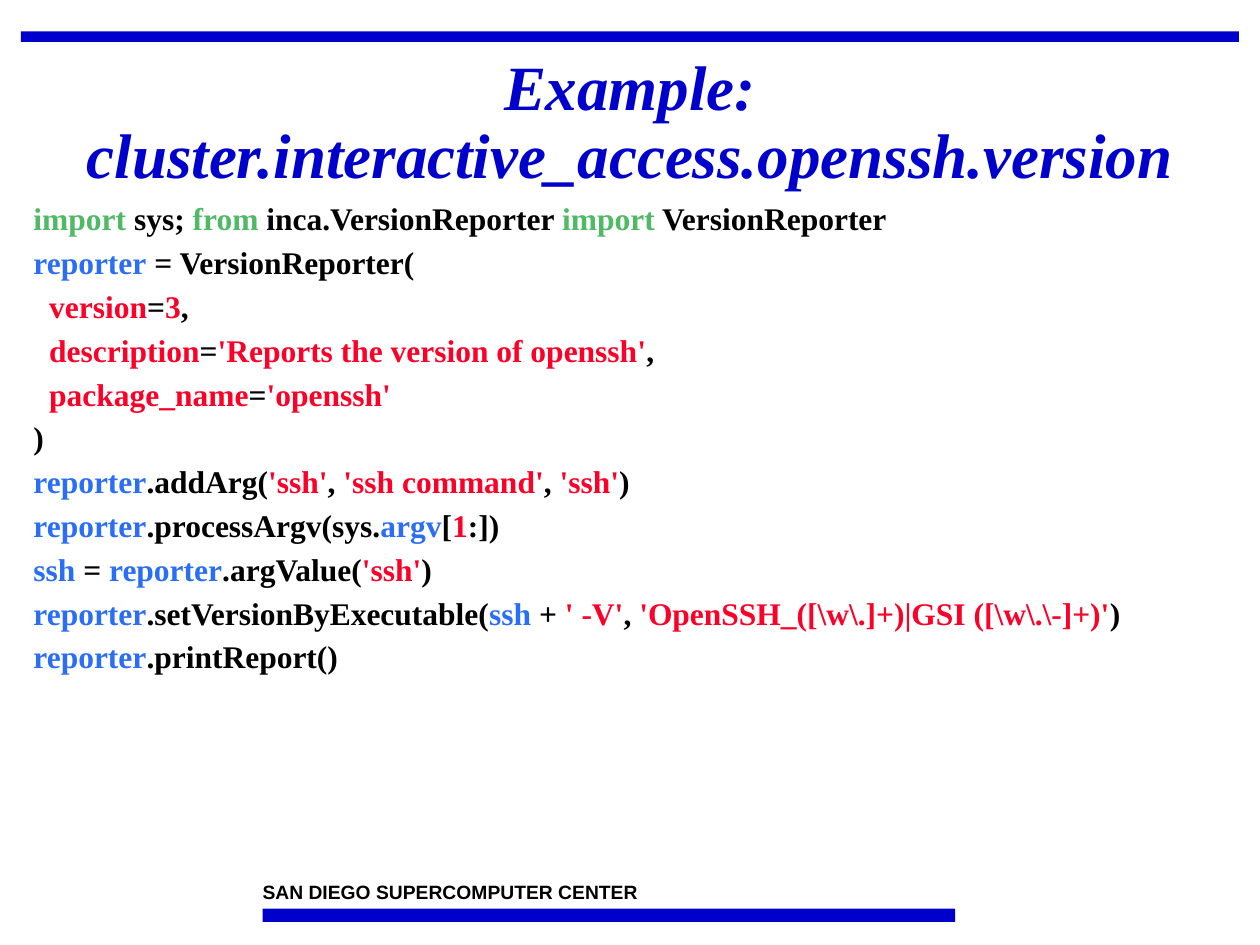
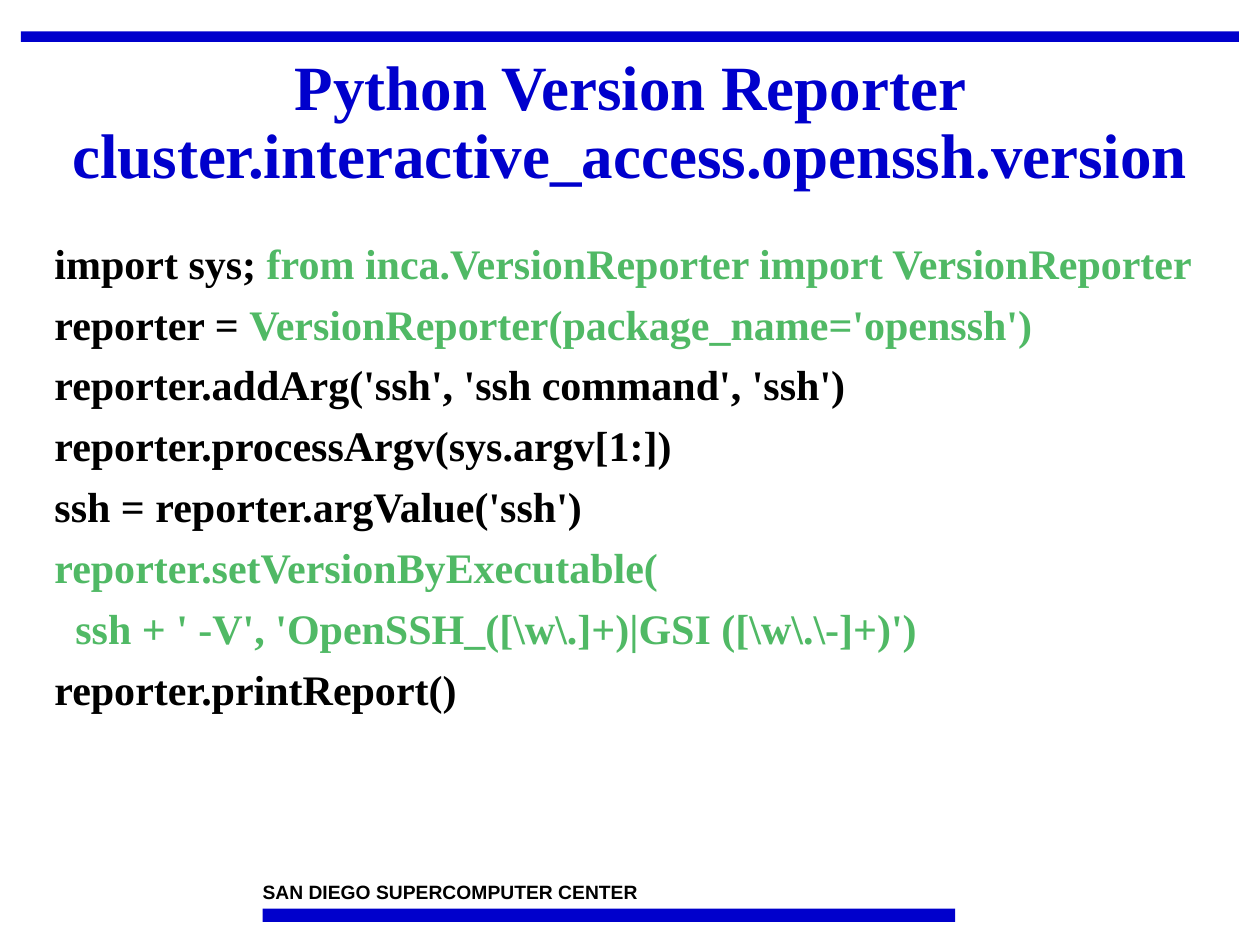
Before and after one commit to IncaProject/inca-xsede, a slide deck: slide 18 of talks/2008workshop/incaReporters.ppt. Drawn at 1260x945 pixels with LibreOffice and Linux fonts; fonts in the diff are those of the drawing; background and template pictures are left out. Boxes give left, top, right and bottom in pixels: in the first picture for what was removed or moved away, otherwise in the second. Text is boxed around its words. In the diff, an @@ line names an element or a change of style, - is before the commit and + after.

```diff
--- a/talks/2008workshop/incaReporters.ppt
+++ b/talks/2008workshop/incaReporters.ppt
@@ title at [72,66,1187,190]: text changed; italic off @@
-Example: cluster.interactive_access.openssh.version
+Python Version Reporter cluster.interactive_access.openssh.version
@@ text "import sys; from inca.VersionReporter import ...": place and size @@
-text "import sys; from inca.VersionReporter import ..." at [33,208,1121,675]
+text "import sys; from inca.VersionReporter import ..." at [54,249,1191,714]
@@ text at [54,249,1191,714]: size 18 to 24 pt in "import sys; from inca.VersionReporter import VersionReporter", "reporter.addArg('ssh', 'ssh command', 'ssh')", "reporter.processArgv(sys.argv[1:])", "ssh = reporter.argValue('ssh')" and 1 more places; text colour #50B965 to #000000 in "import"; text colour #000000 to #50B965 in "inca.VersionReporter VersionReporter"; text colour #2B6EF6 to #000000 in "reporter.addArg('ssh',", "reporter.processArgv(sys.argv[1:])", "ssh reporter.argValue('ssh')", "reporter.printReport()"; text colour #FC0128 to #000000 in "reporter.addArg('ssh', 'ssh command', 'ssh')", "reporter.processArgv(sys.argv[1:])", "reporter.argValue('ssh')"; line spacing 0.95 to 1; more space between paragraphs @@
@@ text at [54,311,1032,349]: text changed; size 18 to 24 pt; text colour #FC0128 to #50B965 @@
-reporter = VersionReporter(
-version=3,
-description='Reports the version of openssh',
-package_name='openssh'
-)
+reporter = VersionReporter(package_name='openssh')
@@ text at [54,554,916,653]: text changed; size 18 to 24 pt; text colour #FC0128 to #50B965 @@
-reporter.setVersionByExecutable(ssh + ' -V', 'OpenSSH_([\w\.]+)|GSI ([\w\.\-]+)')
+reporter.setVersionByExecutable(
+ssh + ' -V', 'OpenSSH_([\w\.]+)|GSI ([\w\.\-]+)')
```
Also in this commit, not shown: 32 other slides changed, 1 slide added, 5 slides removed, 1 other file.
